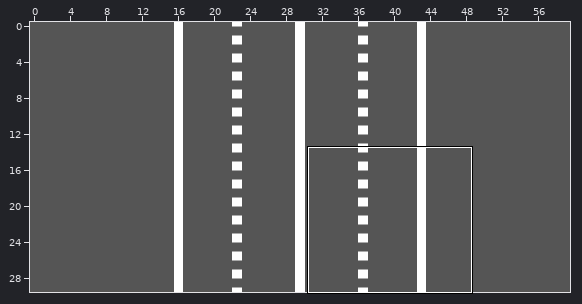
Level history. Tiled map: SAE_DEV/SAE_DEV/Content/road.tmx. The picture above shows the old version from afar; the outline marks the close-up.
Close-up. Earlier state:
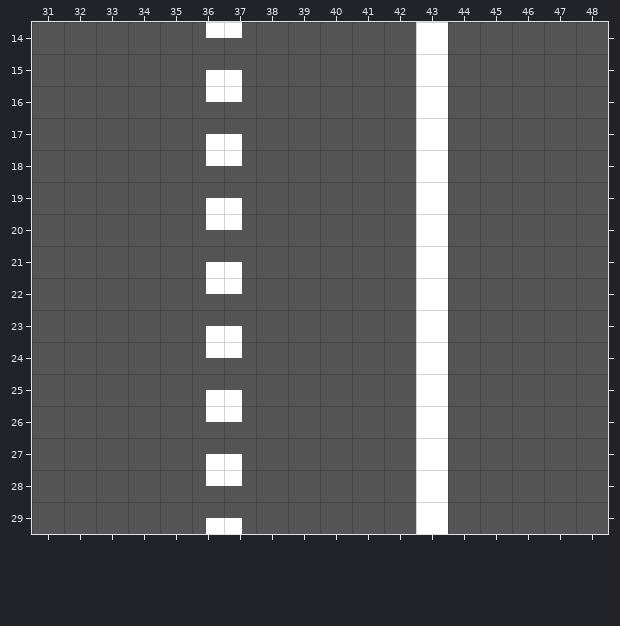
Cells are 32x32 px. Shown: x 31..48, y 14..29. The commit also changed other parts of the map, which this record leaves out.
The result:
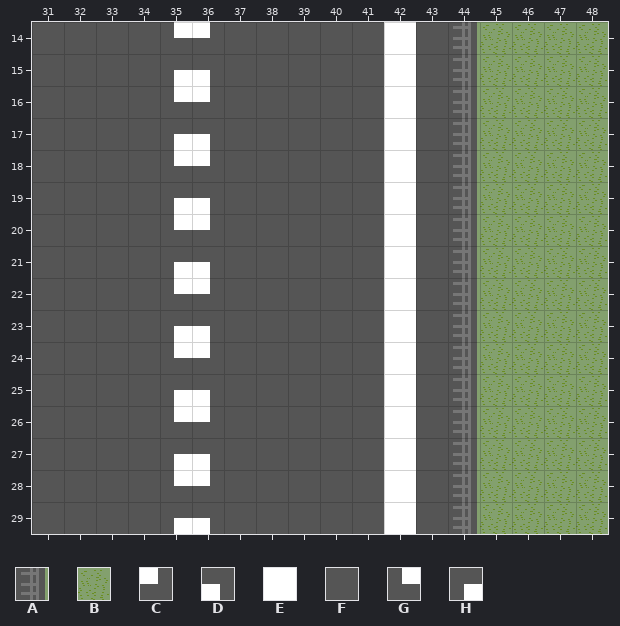
Key: from "Barriere": A 0; from "Herbes": B 1; from "road": C 1, D 2, E 3, F 4, G 6, H 7.
_ is an empty cell.
Change:
{"where": "layer \"Calque de Tuiles 1\""}
{"y":14,"x":35,"old":"FGC","new":"GCF"}
{"y":14,"x":42,"old":"FEFFFFF","new":"EFABBBB"}
{"y":15,"x":35,"old":"FHD","new":"HDF"}
{"y":15,"x":42,"old":"FEFFFFF","new":"EFABBBB"}
{"y":16,"x":35,"old":"FGC","new":"GCF"}
{"y":16,"x":42,"old":"FEFFFFF","new":"EFABBBB"}
{"y":17,"x":35,"old":"FHD","new":"HDF"}
{"y":17,"x":42,"old":"FEFFFFF","new":"EFABBBB"}
{"y":18,"x":35,"old":"FGC","new":"GCF"}
{"y":18,"x":42,"old":"FEFFFFF","new":"EFABBBB"}
{"y":19,"x":35,"old":"FHD","new":"HDF"}
{"y":19,"x":42,"old":"FEFFFFF","new":"EFABBBB"}
{"y":20,"x":35,"old":"FGC","new":"GCF"}
{"y":20,"x":42,"old":"FEFFFFF","new":"EFABBBB"}
{"y":21,"x":35,"old":"FHD","new":"HDF"}
{"y":21,"x":42,"old":"FEFFFFF","new":"EFABBBB"}
{"y":22,"x":35,"old":"FGC","new":"GCF"}
{"y":22,"x":42,"old":"FEFFFFF","new":"EFABBBB"}
{"y":23,"x":35,"old":"FHD","new":"HDF"}
{"y":23,"x":42,"old":"FEFFFFF","new":"EFABBBB"}
{"y":24,"x":35,"old":"FGC","new":"GCF"}
{"y":24,"x":42,"old":"FEFFFFF","new":"EFABBBB"}
{"y":25,"x":35,"old":"FHD","new":"HDF"}
{"y":25,"x":42,"old":"FEFFFFF","new":"EFABBBB"}
{"y":26,"x":35,"old":"FGC","new":"GCF"}
{"y":26,"x":42,"old":"FEFFFFF","new":"EFABBBB"}
{"y":27,"x":35,"old":"FHD","new":"HDF"}
{"y":27,"x":42,"old":"FEFFFFF","new":"EFABBBB"}
{"y":28,"x":35,"old":"FGC","new":"GCF"}
{"y":28,"x":42,"old":"FEFFFFF","new":"EFABBBB"}
{"y":29,"x":35,"old":"FHD","new":"HDF"}
{"y":29,"x":42,"old":"FEFFFFF","new":"EFABBBB"}
{"label":"changed","picture_box":[174,22,242,534]}
{"label":"changed","picture_box":[384,22,608,534]}
